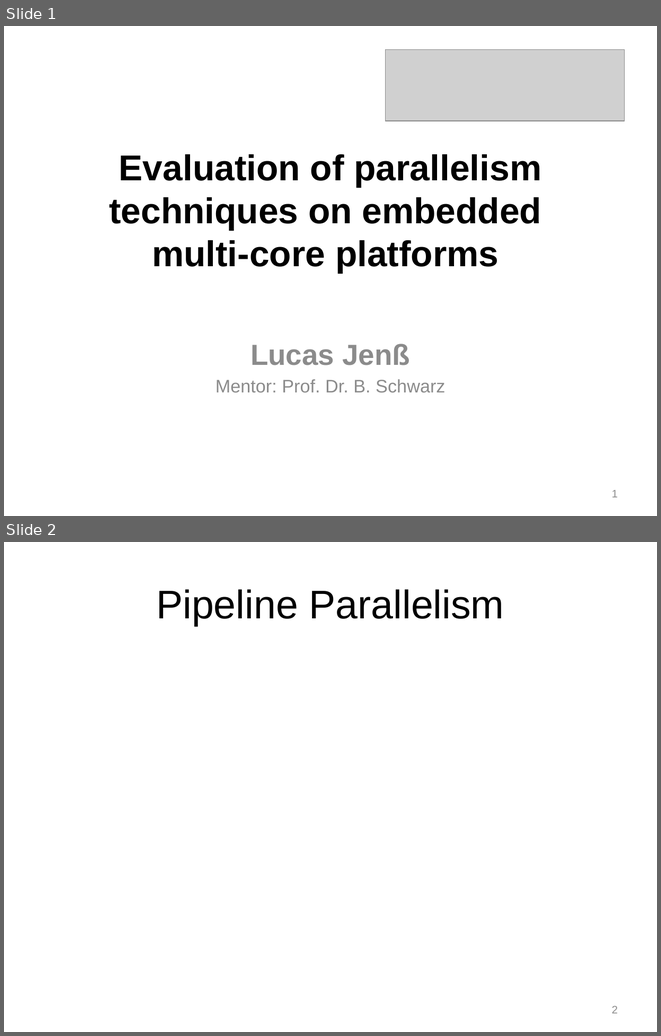
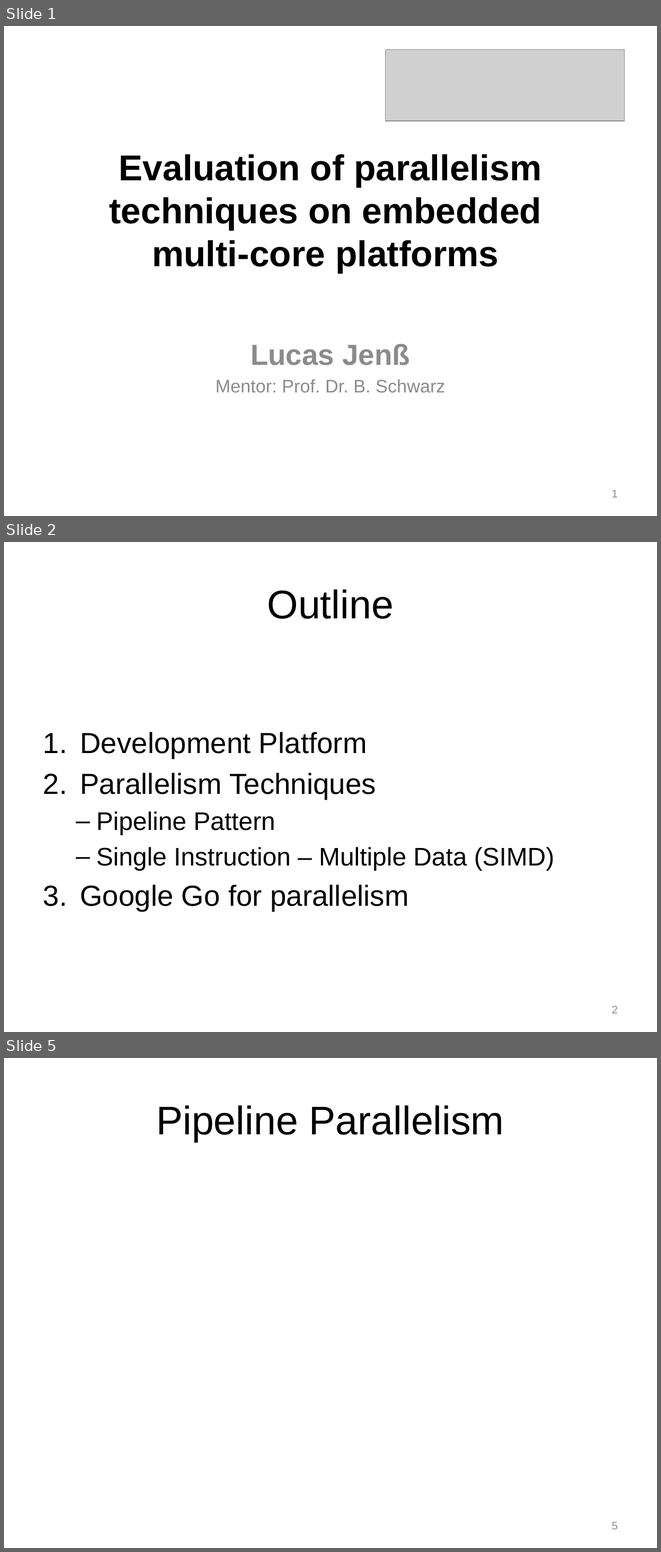
Before and after one commit to Jule/aw1, a slide deck: Praese/Presentation1.pptx. Shown one above the other, each under a label of ours: slides 1 and 2 before the commit, slides 1, 2 and 5 after it; the slides between them are not shown. The pictures are 661x1036 and 661x1552 pixels, drawn with LibreOffice and Linux fonts; fonts in the diff are those of the drawing; grey boxes stand for pictures; background and template pictures are left out. Boxes give left, top, right and bottom in pixels: in the first picture for what was removed or moved away, otherwise in the second. Text is boxed around its words. In the diff, an @@ line names an element or a change of style, - is before the commit and + after.

Commit message:
SIMD part almost done

```diff
--- a/Praese/Presentation1.pptx
+++ b/Praese/Presentation1.pptx
@@ slide 2 added at (4,542,657,1032), background picture (left out) @@
@@ title added at (267,589,394,619), 44 pt, text #000000 @@
+Outline
@@ text added at (80,732,554,911), 32 pt, text #000000 @@
+1. Development Platform
+2. Parallelism Techniques
+  – Pipeline Pattern
+  – Single Instruction – Multiple Data (SIMD)
+3. Google Go for parallelism
@@ page number added at (612,1006,618,1013), 12 pt, text #8C8C8C @@
+2
@@ what was slide 2 is now slide 5 @@
@@ page number at (612,1522,618,1529): text changed @@
-2
+5
```
Also in this commit, not shown: 1 slide changed, 20 other slides added, 2 slides removed.
